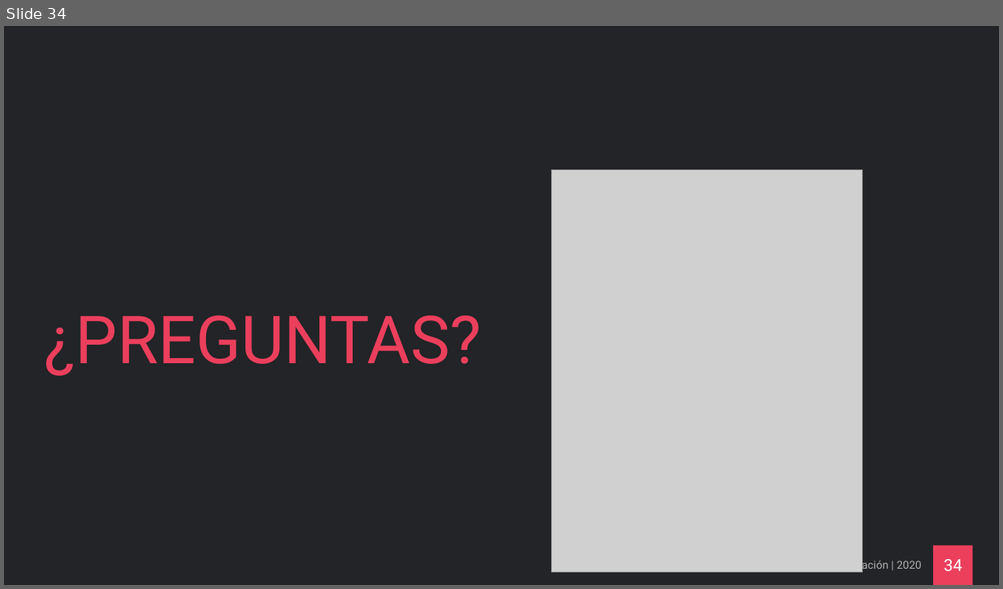
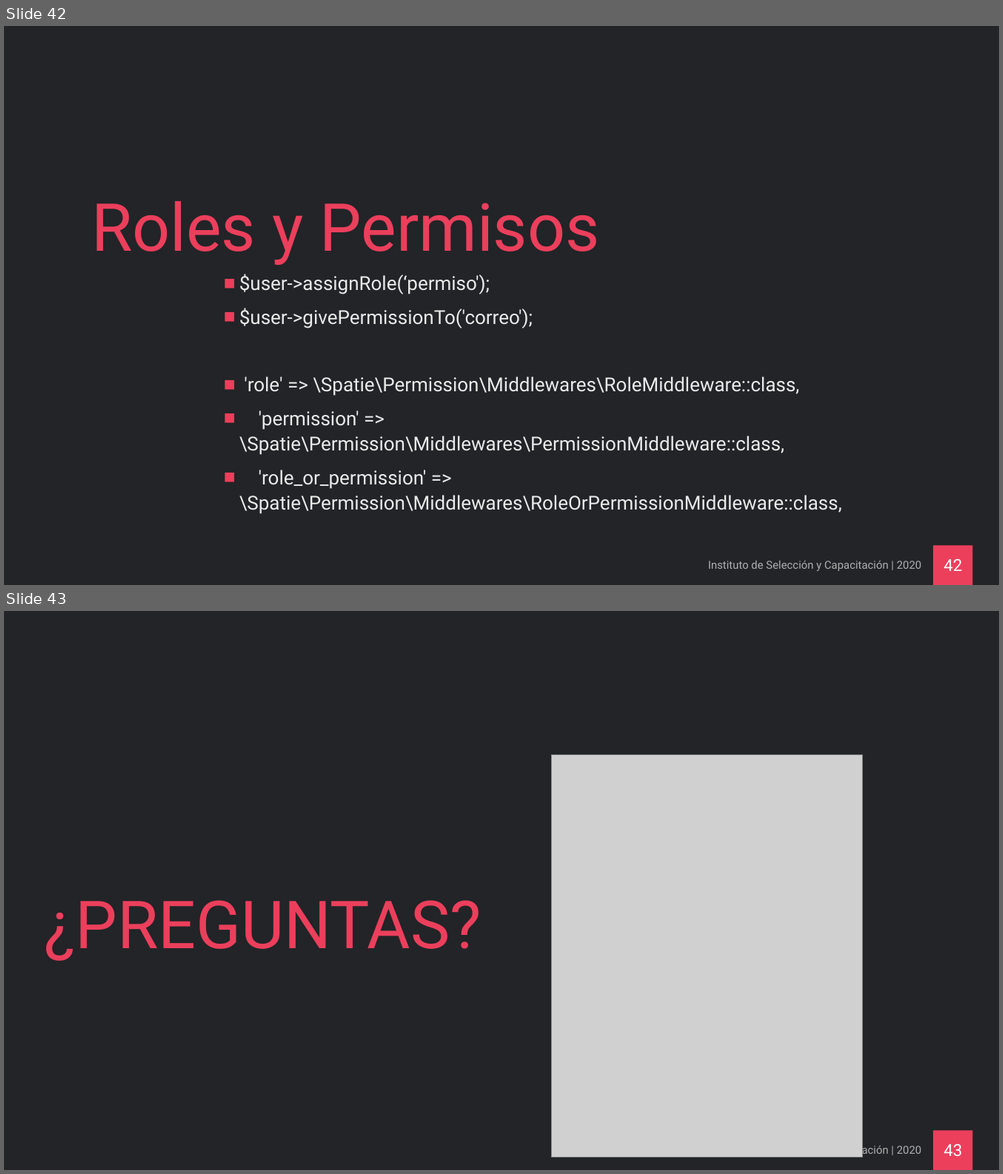
Before and after one commit to ricardo77a/curso-laravel-intermedio-dev, a slide deck: Curso Laravel Intermedio.pptx. Shown one above the other, each under a label of ours: slide 34 before the commit, slides 42 and 43 after it. The pictures are 1003x589 and 1003x1174 pixels, drawn with LibreOffice and Linux fonts; fonts in the diff are those of the drawing; grey boxes stand for pictures; background and template pictures are left out. Boxes give left, top, right and bottom in pixels: in the first picture for what was removed or moved away, otherwise in the second. Text is boxed around its words. In the diff, an @@ line names an element or a change of style, - is before the commit and + after.

```diff
--- a/Curso Laravel Intermedio.pptx
+++ b/Curso Laravel Intermedio.pptx
@@ slide 42 added at (x1=4, y1=26, x2=999, y2=585), background #222427; not listed: 1 template element that a slide beside it also shows @@
@@ title added at (x1=91, y1=201, x2=600, y2=265), 96 pt, text #EB3F5C @@
+Roles y Permisos
@@ text added at (x1=239, y1=274, x2=842, y2=514), 27.9 pt, text #EAEAEA @@
+■ $user->assignRole(‘permiso');
+■ $user->givePermissionTo('correo');
+■ 'role' => \Spatie\Permission\Middlewares\RoleMiddleware::class,
+■ 'permission' => \Spatie\Permission\Middlewares\PermissionMiddleware::class,
+■ 'role_or_permission' => \Spatie\Permission\Middlewares\RoleOrPermissionMiddleware::class,
@@ text added at (x1=708, y1=561, x2=921, y2=571), 16 pt, text #B0B0B0 @@
+Instituto de Selección y Capacitación | 2020
@@ page number added at (x1=943, y1=560, x2=962, y2=571), 24 pt, text #FFFFFF @@
+42
@@ what was slide 34 is now slide 43 @@
@@ page number at (x1=943, y1=1145, x2=962, y2=1156): text changed @@
-34
+43
```
Also in this commit, not shown: 8 other slides added.
